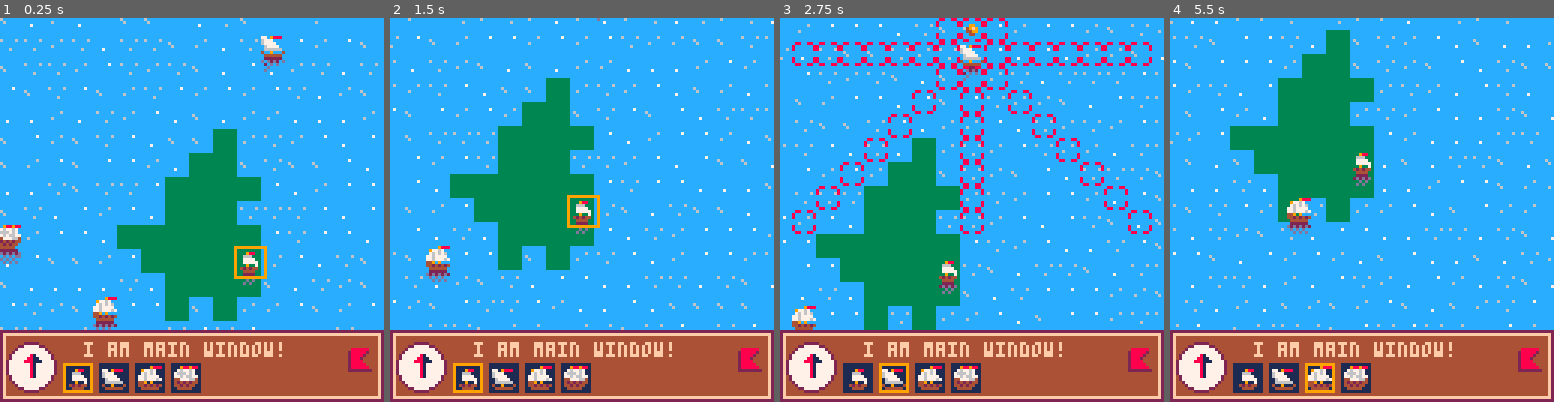
Above: before the commit, frames 1-4 (left to right).
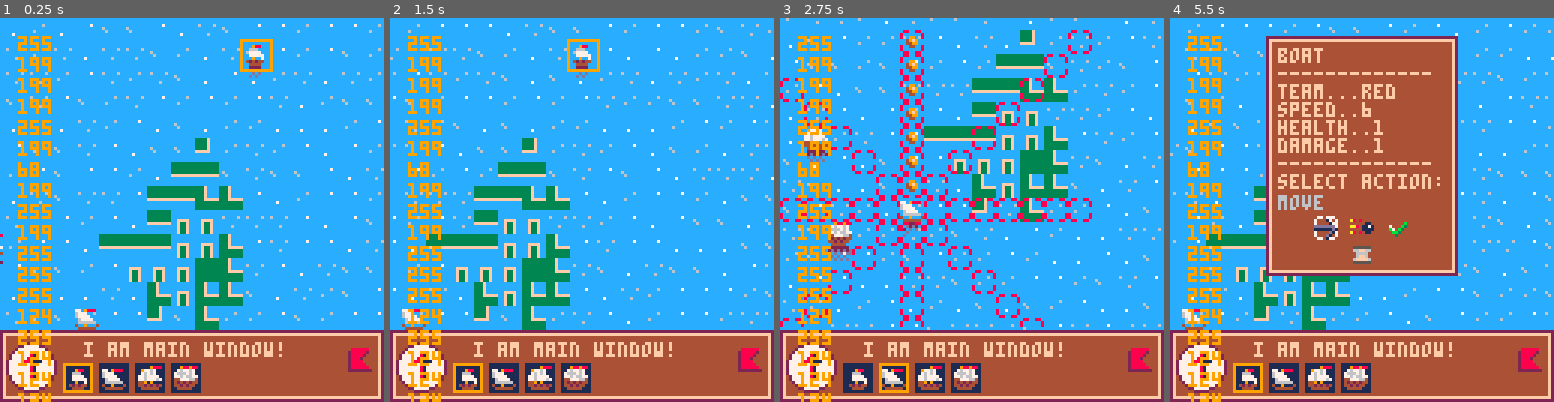
Above: after the commit, the same moments.

Repository: AndreyMakuhin/Admiral
Game: PICO-8 cartridge admiral.p8
Same seed, same stepped clock (60 frames per second), same inputs: the game is played once before the commit and once after it.
Inputs (mouse positions are in pixels of both pictures, inside the frame that each line leads up to):
- Up to frame 1 (0.25 s): no input
- Up to frame 2 (1.5 s): tap X (X key) at 0.33, 1.07 s; click (670, 121) at 0.67 s; tap O (Z key) at 0.7 s; click (436, 267) at 1.22 s
- Up to frame 3 (2.75 s): hold Right 1.6-2.1 s; tap O (Z key) at 1.7, 2.1, 2.5 s; click (887, 114) at 1.77 s; tap X (X key) at 1.85 s; hold Up 2.15-2.42 s; click (952, 259) at 2.32 s; hold Right from 2.47 s (still down)
- Up to frame 4 (5.5 s): click (1404, 106) at 2.87 s; tap O (Z key) every 0.4 s from 2.9 to 5.3 s; tap X (X key) at 2.97, 4.08, 5.2 s; release Right at 3.03 s; hold Left 3.08-3.58 s; click (1465, 256) at 3.42 s; hold Down 3.63-3.97 s; click (1231, 102) at 3.97 s; hold Right 4.02-4.68 s; click (1292, 248) at 4.52 s; hold Up 4.73-5.03 s; click (1354, 94) at 5.07 s; hold Left from 5.08 s (still down)

The runs differ from the first frame. In frame 1, 18% of the frame differs, in the area x 0-100%, y 0-100%; in frame 2, 19%; in frame 3, 30%; in frame 4, 41%.

Commit message:
borders system

Diff:
--- a/admiral.p8
+++ b/admiral.p8
@@ -1,5 +1,5 @@
 pico-8 cartridge // http://www.pico-8.com
-version 18
+version 29
 __lua__
 --game for batleships
 --a.makuhin 2022
@@ -34,7 +34,7 @@
 	----draw wind arrow
 	draw_wind()
 	draw_bottom_menu()
-
+	drw_debug()
 	--print(test_check,cam_x+8,cam_y+8,8)
 --[[
 	print(turn,cam_x+8,cam_y+8,8)
@@ -46,6 +46,11 @@
 -->8
 --init
 function init_game()
+ debug={}
+ dx8 = {0,1,1,1,0,-1,-1,-1}
+	dy8 = {-1,-1,0,1,1,1,0,-1}
+	gdx = {-1,0,1,1,1,0,-1,-1}
+	gdy = {-1,-1,-1,0,1,1,1,0}
  test_check=false
 	map_w,map_h=25,25
 
@@ -62,6 +67,10 @@
 	flot = {}
 	turn=0
 
+	init_map()
+	isl1=gen_island(10,10,15)
+	do_isl_borders(isl1)
+
 	for i = 1, f_size*2 do
 		local _x,_y = -1,-1
 
@@ -73,7 +82,8 @@
 				_x+=map_w-15
 				_y+=map_h-15
 			end
-		until getship(_x,_y) == nil
+		until getship(_x,_y) == nil and
+								fget(mget(_x,_y),0)==false
 
 		local adder=i%f_size
 
@@ -108,10 +118,7 @@
 
 	sel = 1
 	wind = flr(rnd(8)) + 1
-	dx8 = {0,1,1,1,0,-1,-1,-1}
-	dy8 = {-1,-1,0,1,1,1,0,-1}
-	gdx = {-1,0,1,1,1,0,-1,-1}
-	gdy = {-1,-1,-1,0,1,1,1,0}
+
 	turn_cells={}
 	fire_cells={}
 	wndws = {}
@@ -135,8 +142,7 @@
 	cam_sx=0
 	cam_sy=0
 
-	init_map()
-	gen_island(10,10,15)
+
 	mw = add_main_wnd()--main window
 	--test windows--
 	--addwnd(32,32,64,64,{"hello","world"})
@@ -637,14 +643,16 @@
 -->8
 --generator and mouse
 function gen_island(_ix,_iy,_lnd)
+	local isl={}
 	mset(_ix,_iy,40)
 	while _lnd>0 do
 		for i=1,8 do
 			local _dx,_dy=gdx[i],gdy[i]
 			if fget(mget(_ix+_dx,_iy+_dy),0)==false then
 				if flr(rnd(2))==1 then
-					mset(_ix+_dx,_iy+_dy,40)
-				end
+					add(isl,{x=_ix+_dx,y=_iy+_dy,tle=40})
+					local island=isl[#isl]
+					mset(island.x,island.y,island.tle)				end
 			end
 		end
 		_lnd-=1
@@ -654,6 +662,35 @@
 		_ix+=jx
 		_iy+=jy
 	end
+	return isl
+end
+
+function do_isl_borders(isl)
+	local signs=getsign(isl)
+	for i=1,#isl do
+		local tle={x=isl[i].x,y=isl[i].y}
+		local ch=128+(signs[i])%21
+		mset(tle.x,tle.y,ch)
+		--debug[i]=tle[1].." "..tle[2]
+	end
+	--debug[1]=#signs
+end
+
+function getsign(arr)
+ local sign_ls={}
+ for i=1,#arr do
+ 	local sign=0
+ 	for j=1,8 do
+			local m=fget(mget(arr[i].x+gdx[j],
+			arr[i].y+gdx[j]),7)
+			m=m==true and 1 or 0
+			m=shl(m,8-j)
+			sign=bor(sign,m)
+ 	end
+ 	debug[i]=sign
+ 	sign_ls[i]=sign
+ end
+ return sign_ls
 end
 
 
@@ -858,6 +895,16 @@
 	until chek_can(flot[sel]) and
 							flot[sel].team==turn
 	set_cam()
+end
+
+function drw_debug()
+	local x,y=6,6
+	local c_x = peek2(0x5f28)
+	local c_y = peek2(0x5f2a)
+	for v in all(debug) do
+		print(v,x+c_x,y+c_y,9)
+		y+=7
+	end
 end
 
 --[[semms to be unneeded
@@ -970,22 +1017,22 @@
 00000000005566000566550000066600000066000000000000000000000000000000000000000000000000000000000000000000000000000000000000000000
 00000000000550000555000000056600000006000000006000000000000000000000000000000000000000000000000000000000000000000000000000000000
 00000000000000000000000000005500000000000000000000000000000000000000000000000000000000000000000000000000000000000000000000000000
-00000000000000000000000000000000000000000000000000000000000000000000000000000000000000000000000000000000000000000000000000000000
-00000000000000000000000000000000000000000000000000000000000000000000000000000000000000000000000000000000000000000000000000000000
-00000000000000000000000000000000000000000000000000000000000000000000000000000000000000000000000000000000000000000000000000000000
-00000000000000000000000000000000000000000000000000000000000000000000000000000000000000000000000000000000000000000000000000000000
-00000000000000000000000000000000000000000000000000000000000000000000000000000000000000000000000000000000000000000000000000000000
-00000000000000000000000000000000000000000000000000000000000000000000000000000000000000000000000000000000000000000000000000000000
-00000000000000000000000000000000000000000000000000000000000000000000000000000000000000000000000000000000000000000000000000000000
-00000000000000000000000000000000000000000000000000000000000000000000000000000000000000000000000000000000000000000000000000000000
-00000000000000000000000000000000000000000000000000000000000000000000000000000000000000000000000000000000000000000000000000000000
-00000000000000000000000000000000000000000000000000000000000000000000000000000000000000000000000000000000000000000000000000000000
-00000000000000000000000000000000000000000000000000000000000000000000000000000000000000000000000000000000000000000000000000000000
-00000000000000000000000000000000000000000000000000000000000000000000000000000000000000000000000000000000000000000000000000000000
-00000000000000000000000000000000000000000000000000000000000000000000000000000000000000000000000000000000000000000000000000000000
-00000000000000000000000000000000000000000000000000000000000000000000000000000000000000000000000000000000000000000000000000000000
-00000000000000000000000000000000000000000000000000000000000000000000000000000000000000000000000000000000000000000000000000000000
-00000000000000000000000000000000000000000000000000000000000000000000000000000000000000000000000000000000000000000000000000000000
+33333333ccf33fcccccccccccccccccccccccccc3333fccccccf3333ccccccccccccccccccccf333333fcccc333333333333333333333333cccf3333ccf33fcc
+33333333ccf33fcccccccccccccccccccccccccc3333fccccccf3333ccccccccccccccccccccf333333fcccc333333333333333333333333cccf3333ccf33fcc
+33333333ccf33fcccccfffffccccccccfffffccc3333fccccccf3333ccccccccccccccccccccf333333fcccc333333333333333333333333ffff3333ccf33fcc
+33333333ccf33fcccccf3333ccffffcc3333fccc3333fccccccf3333cccffffffffffcccccccf333333fcccc333ffffffffff3333333333333333333fff33fff
+33333333ccffffcccccf3333ccf33fcc3333fcccfffffccccccfffffcccf33333333fcccfffff333333fffff333fccccccccf333fff33fff3333333333333333
+33333333cccccccccccfffffccf33fccfffffccccccccccccccccccccccf33333333fccc3333333333333333333fccccccccf333ccf33fccffff333333333333
+33333333ccccccccccccccccccf33fcccccccccccccccccccccccccccccf33333333fccc3333333333333333333fccccccccf333ccf33fcccccf333333333333
+33333333ccccccccccccccccccf33fcccccccccccccccccccccccccccccf33333333fccc3333333333333333333fccccccccf333ccf33fcccccf333333333333
+3333fccccccccccccccf3333333333333333fccccccccccc00000000000000000000000000000000000000000000000000000000000000000000000000000000
+3333fccccccccccccccf3333333333333333fccccffffffc00000000000000000000000000000000000000000000000000000000000000000000000000000000
+3333ffffcccccccccccf3333333333333333fccccf3333fc00000000000000000000000000000000000000000000000000000000000000000000000000000000
+33333333ffffffffcccf3333333333333333fccccf3333fc00000000000000000000000000000000000000000000000000000000000000000000000000000000
+3333333333333333cccf3333ffffffff3333fccccf3333fc00000000000000000000000000000000000000000000000000000000000000000000000000000000
+3333ffff33333333cccf3333cccccccc3333fccccf3333fc00000000000000000000000000000000000000000000000000000000000000000000000000000000
+3333fccc33333333cccf3333cccccccc3333fccccffffffc00000000000000000000000000000000000000000000000000000000000000000000000000000000
+3333fccc33333333cccf3333cccccccc3333fccccccccccc00000000000000000000000000000000000000000000000000000000000000000000000000000000
 00000000000000000000000000000000000000000000000000000000000000000000000000000000000000000000000000000000000000000000000000000000
 00000000000000000000000000000000000000000000000000000000000000000000000000000000000000000000000000000000000000000000000000000000
 00000000000000000000000000000000000000000000000000000000000000000000000000000000000000000000000000000000000000000000000000000000
@@ -1035,8 +1082,8 @@
 00000000000000000000000000000000000000000000000000000000000000000000018000100000881000000088110000000188000001000810000000081000
 00000000000000000000000000000000000000000000000000000000000000000000001800000000111100000008100000001118000000008100000000081000
 __gff__
-0001010101000000000000000000000000000000000000000000000000000000000000000000000001000000000000000000000000000000000000000000000000000000000000000000000000000000000000000000000000000000000000000000000000000000000000000000000000000000000000000000000000000000
-0000000000000000000000000000000000000000000000000000000000000000000000000000000000000000000000000000000000000000000000000000000000000000000000000000000000000000000000000000000000000000000000000000000000000000000000000000000000000000000000000000000000000000
+0001010101000000000000000000000000000000000000000000000000000000818181818181818181000000000000000000000000000000000000000000000000000000000000000000000000000000000000000000000000000000000000000000000000000000000000000000000000000000000000000000000000000000
+0101010101010101010101010101010101010101010100000000000000000000000000000000000000000000000000000000000000000000000000000000000000000000000000000000000000000000000000000000000000000000000000000000000000000000000000000000000000000000000000000000000000000000
 __map__
 1212121212121212121212121212121200000000000000000000000000000000000000000000000000000000000000000000000000000000000000000000000000000000000000000000000000000000000000000000000000000000000000000000000000000000000000000000000000000000000000000000000000000000
 1212121212121212121212121212121200000000000000000000000000000000000000000000000000000000000000000000000000000000000000000000000000000000000000000000000000000000000000000000000000000000000000000000000000000000000000000000000000000000000000000000000000000000
